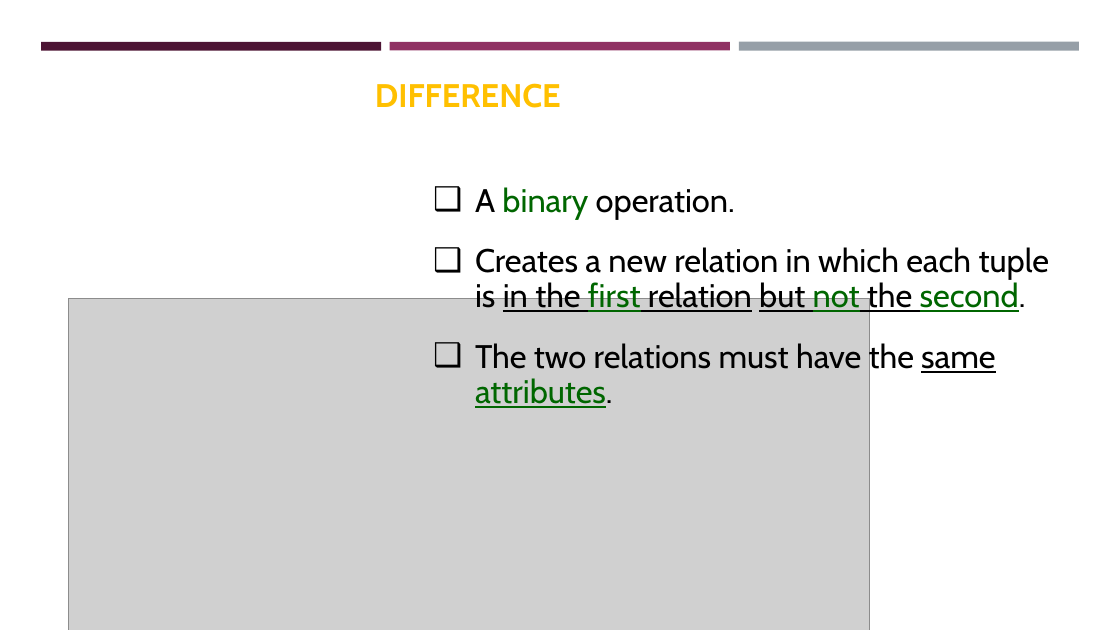
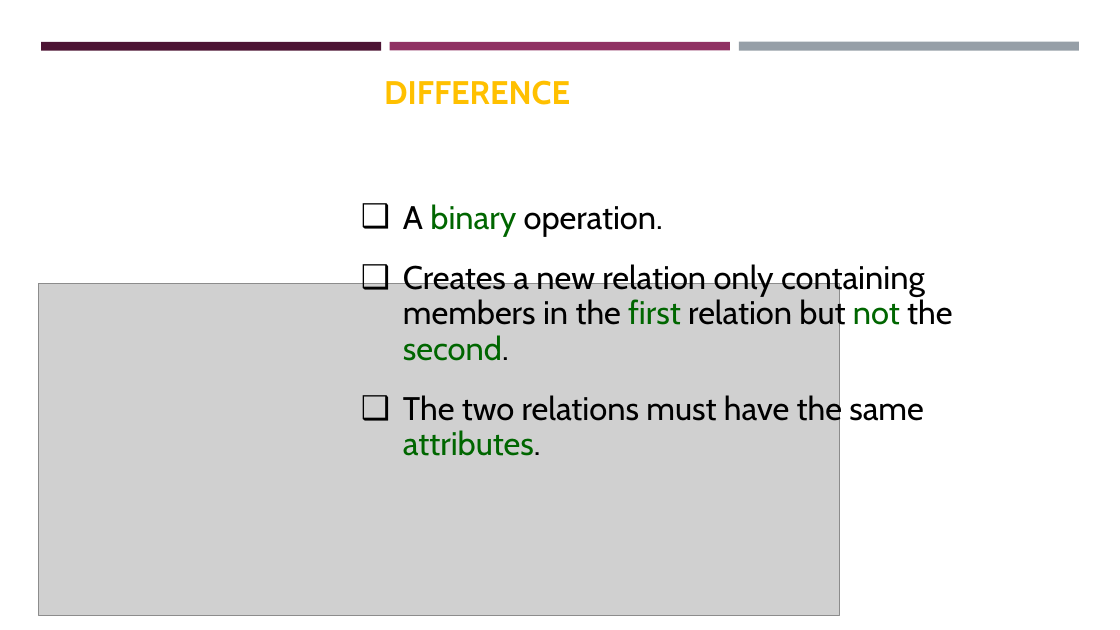
Before and after one commit to pengdsci/STA490, a slide deck: slide 18 of w06/sql/w10-STA321Relational-Database-SQL-Clauses.pptx (slide 16 before the commit). Drawn at 1120x630 pixels with LibreOffice and Linux fonts; fonts in the diff are those of the drawing; grey boxes stand for pictures; background and template pictures are left out. Boxes give left, top, right and bottom in pixels: in the first picture for what was removed or moved away, otherwise in the second. Text is boxed around its words. In the diff, an @@ line names an element or a change of style, - is before the commit and + after.

```diff
--- a/w06/sql/w10-STA321Relational-Database-SQL-Clauses.pptx
+++ b/w06/sql/w10-STA321Relational-Database-SQL-Clauses.pptx
@@ title "DIFFERENCE OPERATION" rewrapped from [375,83,735,219] to [384,80,663,236] @@
@@ text "A binary operation.": place and size @@
-text "A binary operation." at [475,187,1050,408]
+text "A binary operation." at [403,204,952,456]
@@ text at [403,262,952,361]: text changed @@
-❑ Creates a new relation in which each tuple is in the first relation but not the second.
+❑ Creates a new relation only containing members in the first relation but not the second.
@@ picture: place and size @@
-picture at [69,298,870,630]
+picture at [38,283,839,615]
@@ text at [403,393,924,456]: underline off in "same attributes." @@
```
Also in this commit, not shown: 13 other slides changed, 2 slides added.
